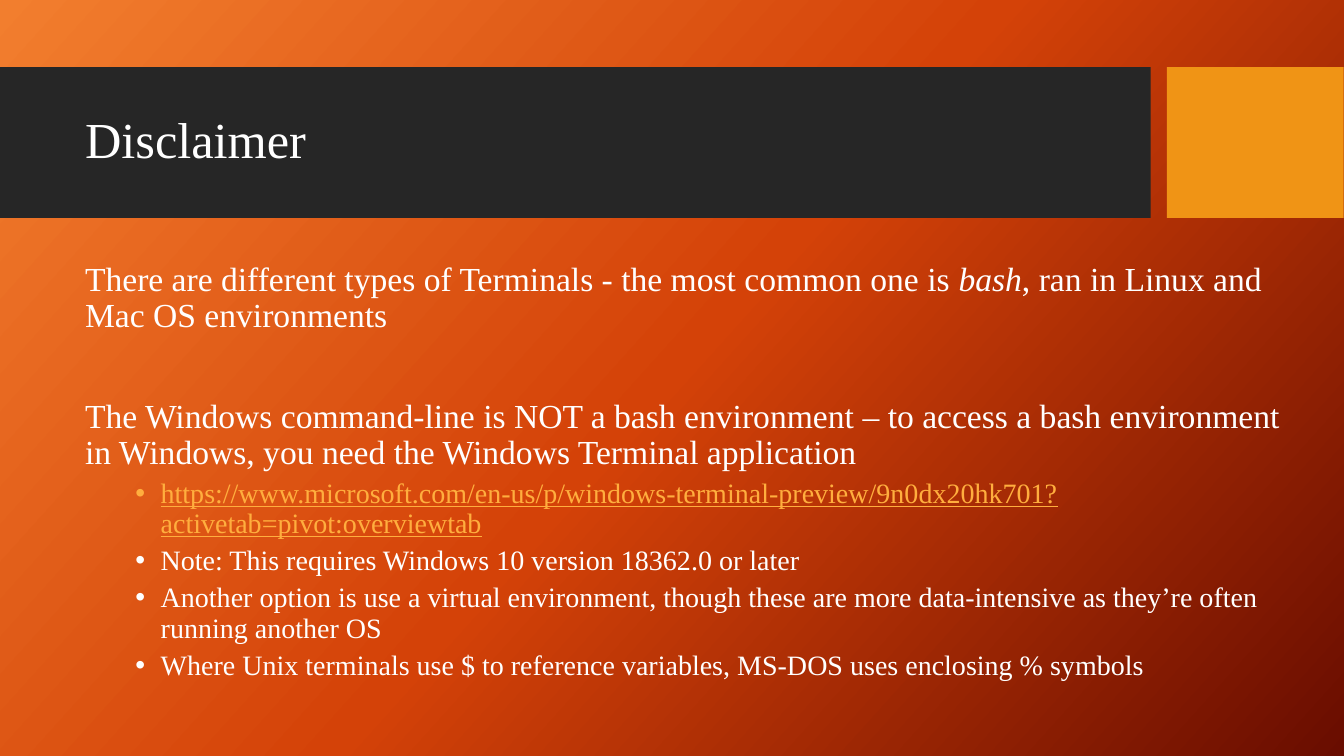
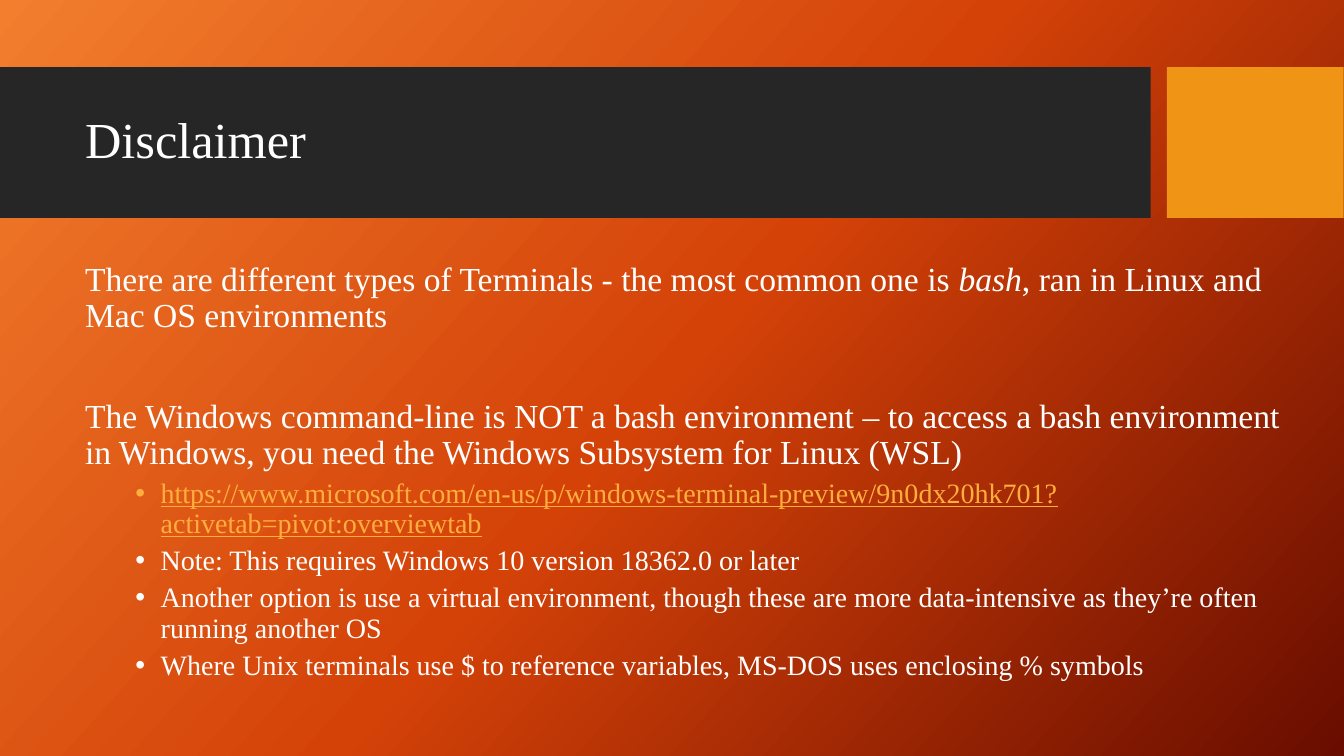
Before and after one commit to giganano/PythonBootcamp, a slide deck: slide 3 of slides/terminal.pptx. Drawn at 1344x756 pixels with LibreOffice and Linux fonts; fonts in the diff are those of the drawing; background and template pictures are left out. Boxes give left, top, right and bottom in pixels: in the first picture for what was removed or moved away, otherwise in the second. Text is boxed around its words. In the diff, an @@ line names an element or a change of style, - is before the commit and + after.

```diff
--- a/slides/terminal.pptx
+++ b/slides/terminal.pptx
@@ text at bbox=[85, 404, 1280, 471]: text changed @@
-The Windows command-line is NOT a bash environment – to access a bash environment in Windows, you need the Windows Terminal application
+The Windows command-line is NOT a bash environment – to access a bash environment in Windows, you need the Windows Subsystem for Linux (WSL)
```
Also in this commit, not shown: 4 other slides changed, 17 other files.
